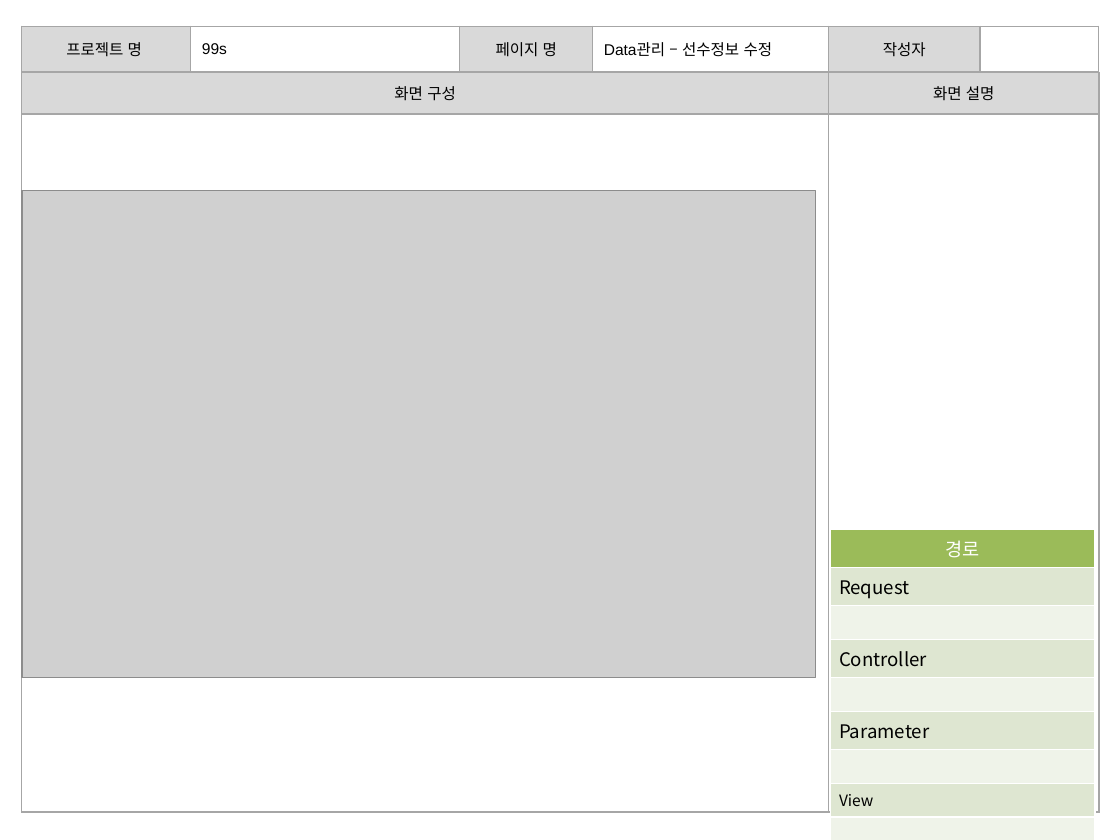
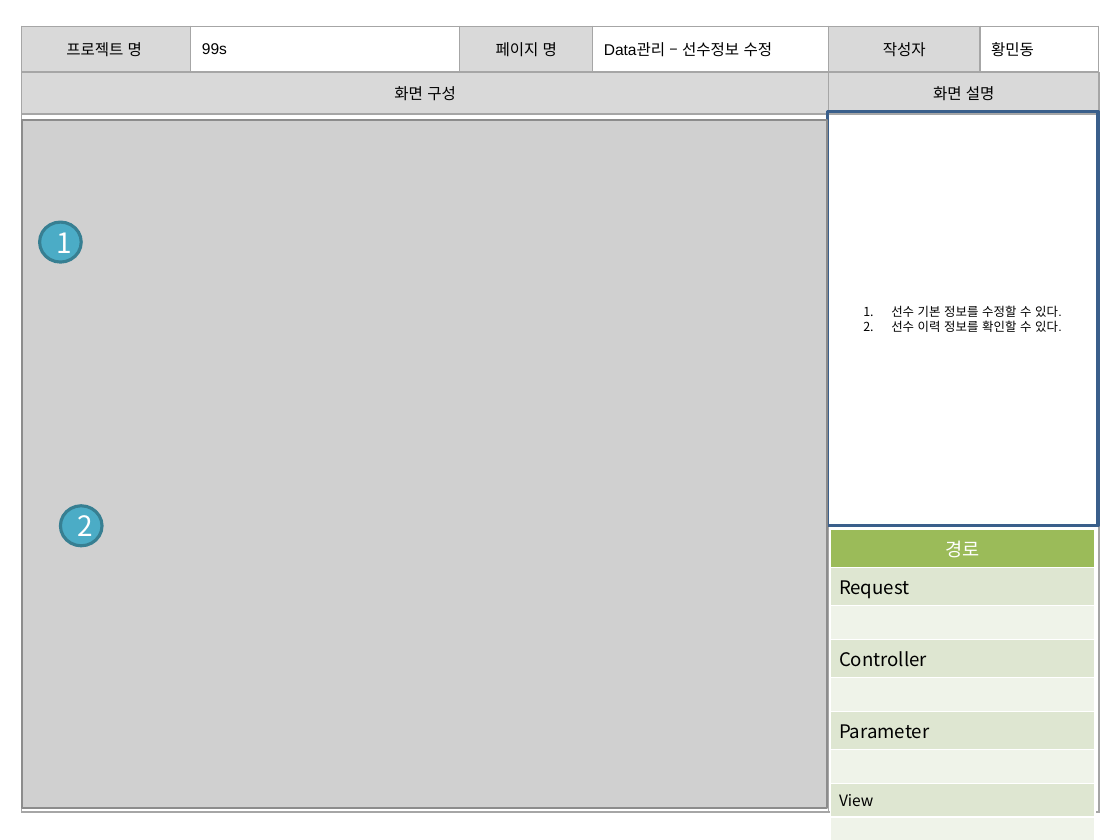
Before and after one commit to banana1531/ggs, a slide deck: slide 14 of doc/0.공용폴더/07 스토리보드/스토리보드 - 관리자 페이지.pptx (slide 12 before the commit). Drawn at 1120x840 pixels with LibreOffice and Linux fonts; fonts in the diff are those of the drawing; grey boxes stand for pictures. Boxes give left, top, right and bottom in pixels: in the first picture for what was removed or moved away, otherwise in the second. Text is boxed around its words. In the diff, an @@ line names an element or a change of style, - is before the commit and + after.

```diff
--- a/doc/0.공용폴더/07 스토리보드/스토리보드 - 관리자 페이지.pptx
+++ b/doc/0.공용폴더/07 스토리보드/스토리보드 - 관리자 페이지.pptx
@@ table at (21,26,1099,72) @@
-row 1, column 6: 
+row 1, column 6: 황민동
@@ rectangle added at (827,111,1098,525), outline #3A5F8C 2 pt, 8 pt, text #000000 @@
+1. 선수 기본 정보를 수정할 수 있다.
+2. 선수 이력 정보를 확인할 수 있다.
@@ picture: place and size @@
-picture at (22,190,816,678)
+picture at (22,120,828,808)
@@ ellipse added at (39,222,81,262), fill #4BACC6, outline #377F92 2 pt, 18 pt, text #FFFFFF @@
+1
@@ ellipse added at (60,506,102,547), fill #4BACC6, outline #377F92 2 pt, 18 pt, text #FFFFFF @@
+2
```
Also in this commit, not shown: 11 other slides changed, 2 slides added.
